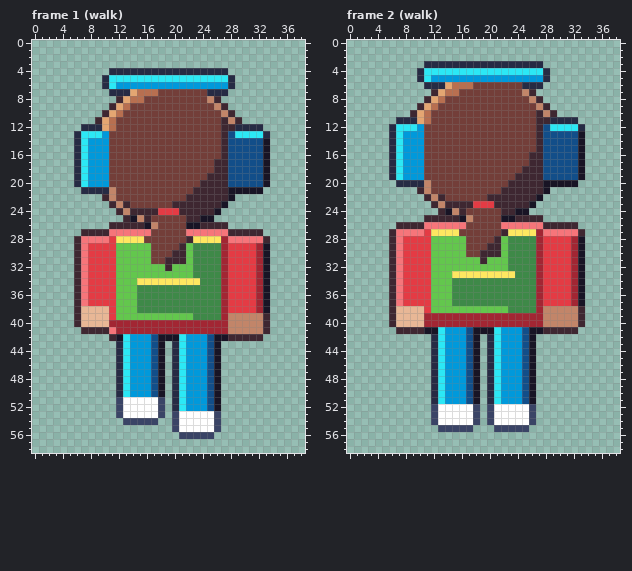
One commit to this pixel-art file: art/ambient/ambient-pedestrian-back@81.aseprite. Above, as it was before the edit.
39x59 pixels, 4 frames. Shown: frame 1 (walk), frame 2 (walk). The commit also changed other frames, which this record leaves out.
New version:
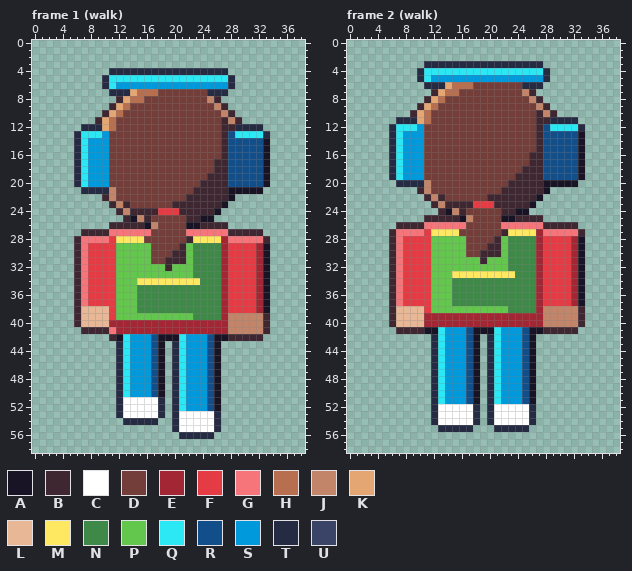
Palette (. is transparent): A #181425  B #3e2731  C #ffffff  D #733e39  E #a22633  F #e43b44  G #f6757a  H #b86f50  J #c28569  K #e4a672  L #e8b796  M #fee761  N #3e8948  P #63c74d  Q #2ce8f5  R #124e89  S #0099db  T #262b44  U #3a4466
Changes in this commit:
Frame 1 (walk):
The author changed colour U to colour T in rows 51 to 52 at x 12 and 18; in row 53 at x 12, 18, 20 and 26; in row 54 at x 13 to 17, 20 and 26; in row 55 at x 20 and 26; in row 56 at x 21 to 25.
Frame 2 (walk):
The author changed colour U to colour T in rows 52 to 54 at x 12, 18, 20 and 26; in row 55 at x 13 to 17 and 21 to 25.
Boxes around the changes in both pictures, in picture pixels (x1, y1, x2, y2):
changed: (116, 397, 221, 439)
changed: (431, 404, 536, 432)
